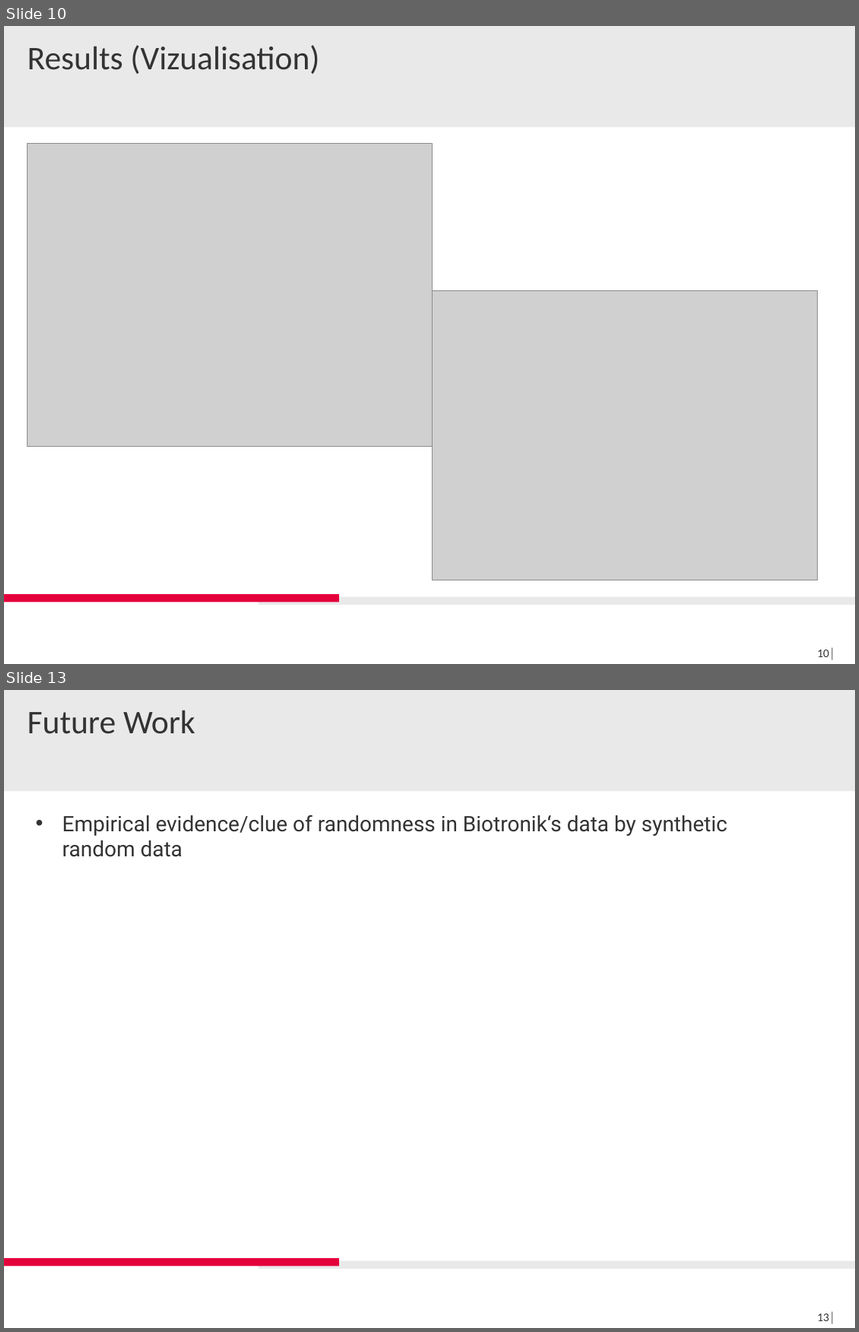
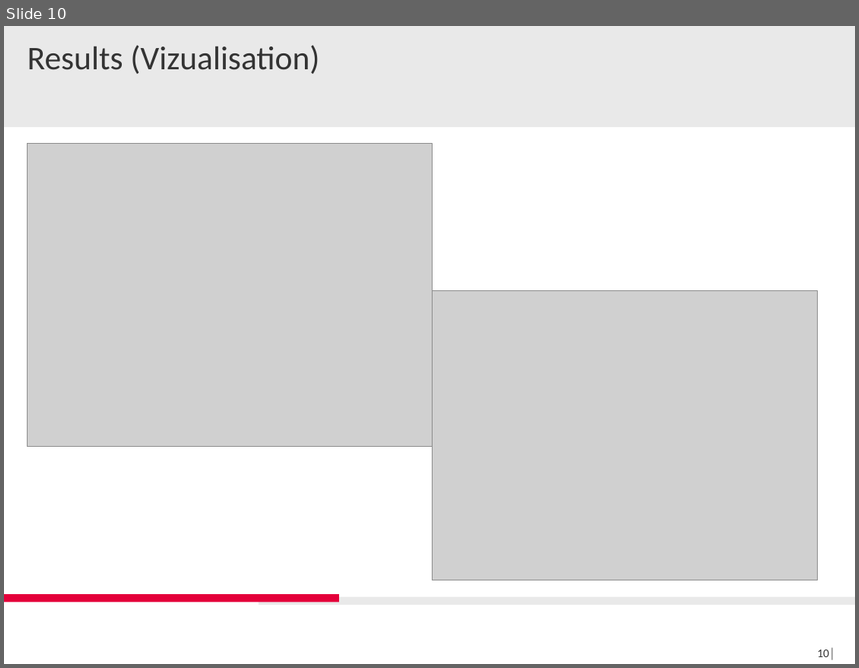
Before and after one commit to IceQueen1996/Masterarbeit, a slide deck: presentations/ProgressReport.pptx. Shown one above the other, each under a label of ours: slides 10 and 13 before the commit, slide 10 after it; the slides between them are not shown. The pictures are 859x1332 and 859x668 pixels, drawn with LibreOffice and Linux fonts; fonts in the diff are those of the drawing; grey boxes stand for pictures; background and template pictures are left out. Boxes give left, top, right and bottom in pixels: in the first picture for what was removed or moved away, otherwise in the second. Text is boxed around its words. In the diff, an @@ line names an element or a change of style, - is before the commit and + after.

```diff
--- a/presentations/ProgressReport.pptx
+++ b/presentations/ProgressReport.pptx
@@ slide 13 removed at bbox=[4, 690, 855, 1328], background #FFFFFF; not listed: 3 template elements that a slide beside it also shows @@
@@ title removed at bbox=[28, 710, 196, 734] @@
-Future Work
@@ text removed at bbox=[63, 815, 728, 857] @@
-• Empirical evidence/clue of randomness in Biotronik‘s data by synthetic random data
@@ page number removed at bbox=[817, 1312, 835, 1325] @@
-13│
```
Also in this commit, not shown: 2 slides changed, 2 slides added.
